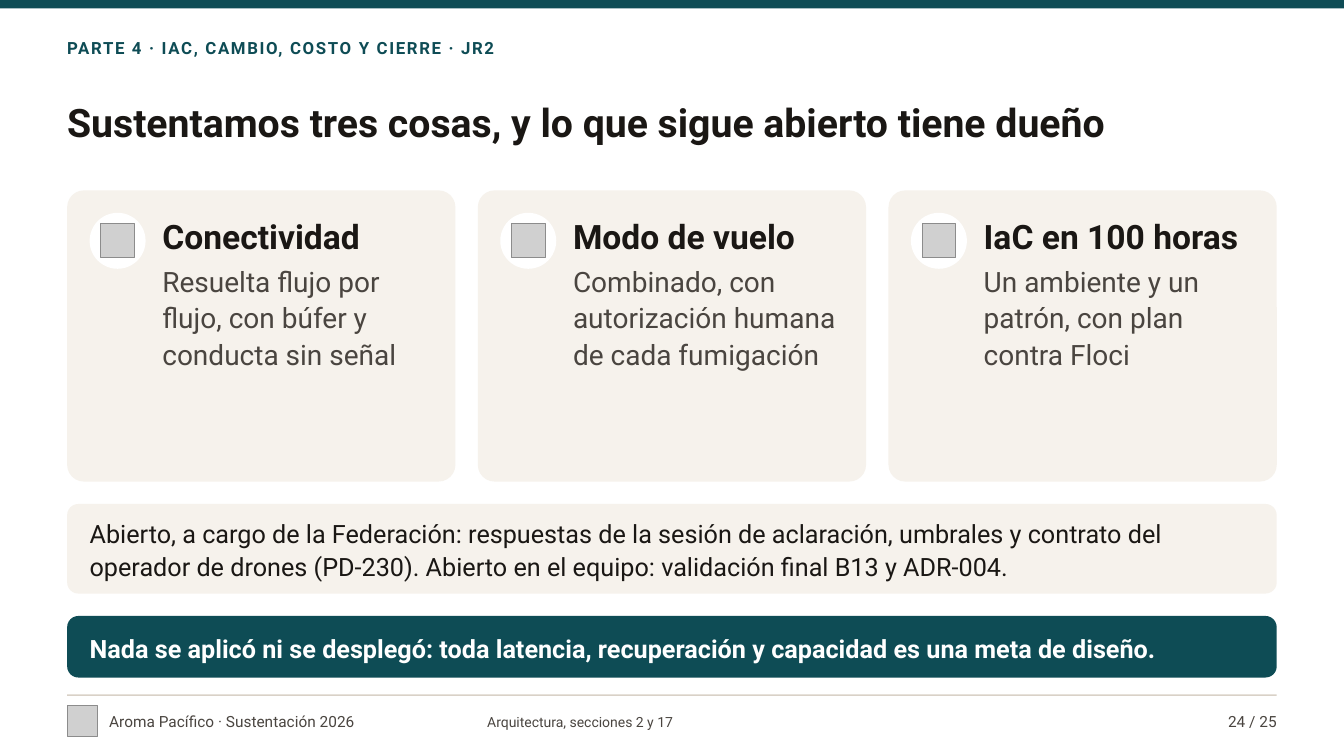
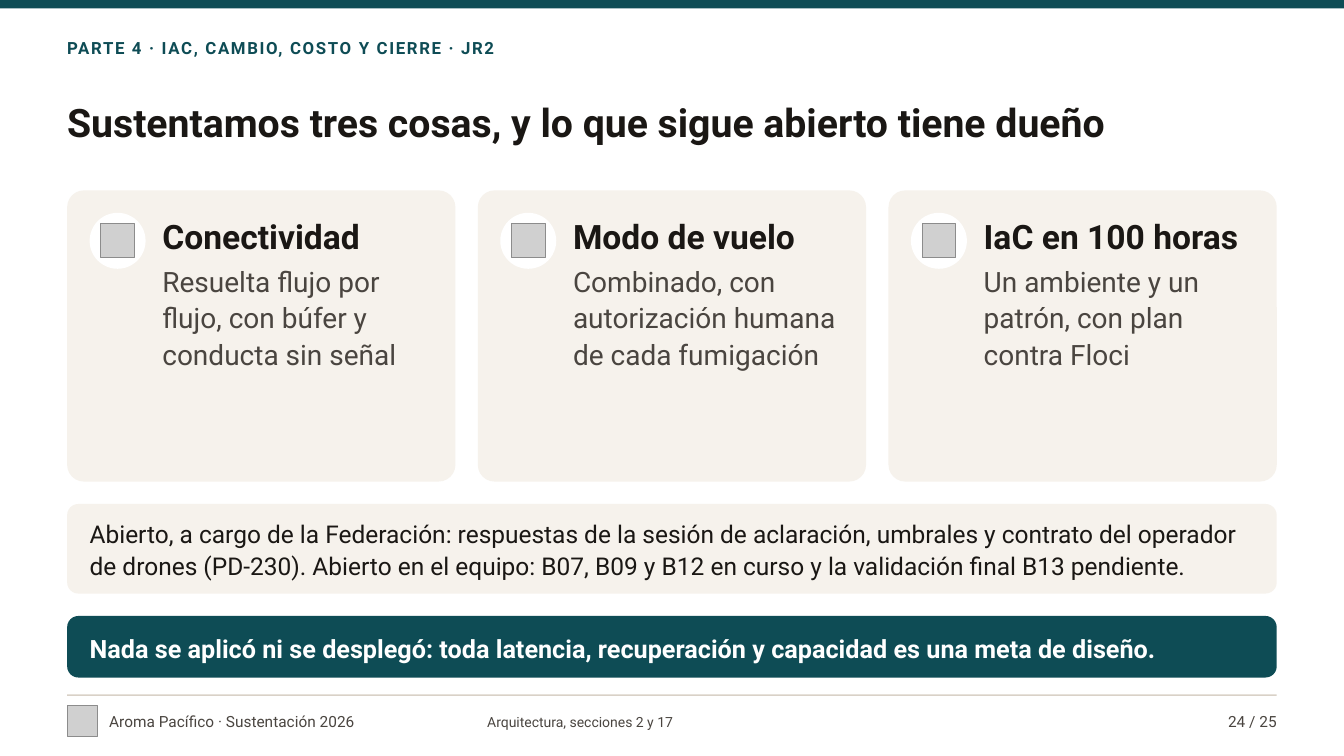
Before and after one commit to aroma-pacifico/aroma-pacifico-presentation, a slide deck: slide 24 of deck/aroma-pacifico-sustentacion.pptx. Drawn at 1344x756 pixels with LibreOffice and Linux fonts; fonts in the diff are those of the drawing; grey boxes stand for pictures. Boxes give left, top, right and bottom in pixels: in the first picture for what was removed or moved away, otherwise in the second. Text is boxed around its words. In the diff, an @@ line names an element or a change of style, - is before the commit and + after.

```diff
--- a/deck/aroma-pacifico-sustentacion.pptx
+++ b/deck/aroma-pacifico-sustentacion.pptx
@@ text at box(90, 524, 1236, 581): text changed; size 18 to 17.5 pt @@
-Abierto, a cargo de la Federación: respuestas de la sesión de aclaración, umbrales y contrato del operador de drones (PD-230). Abierto en el equipo: validación final B13 y ADR-004.
+Abierto, a cargo de la Federación: respuestas de la sesión de aclaración, umbrales y contrato del operador de drones (PD-230). Abierto en el equipo: B07, B09 y B12 en curso y la validación final B13 pendiente.
```
Also in this commit, not shown: 3 other slides changed, 6 other files.
